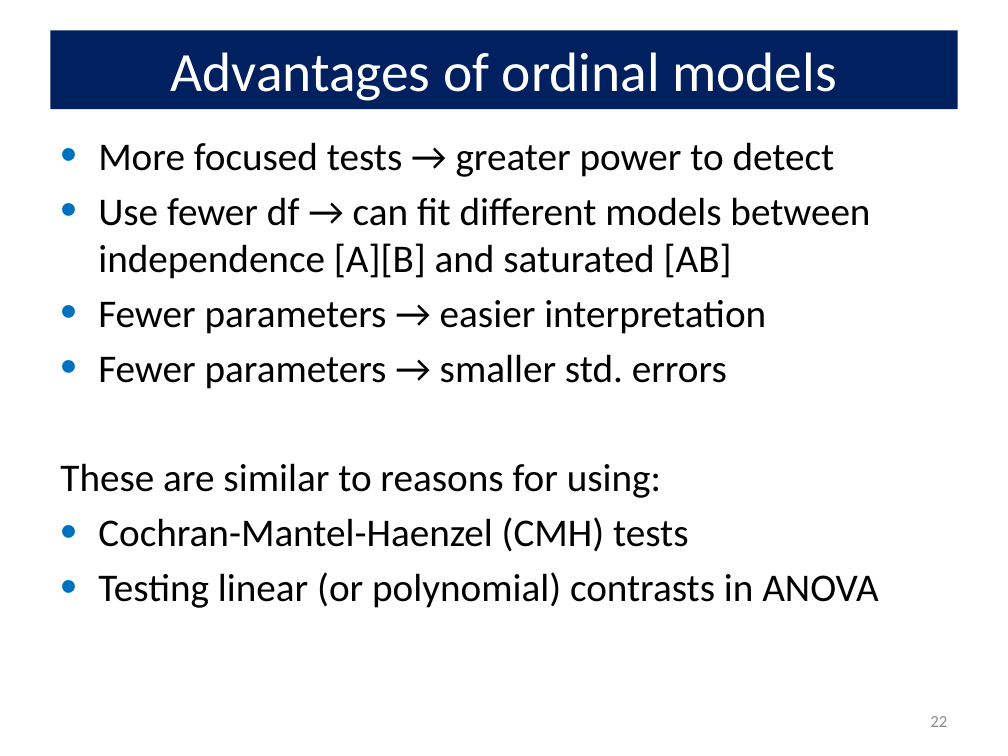
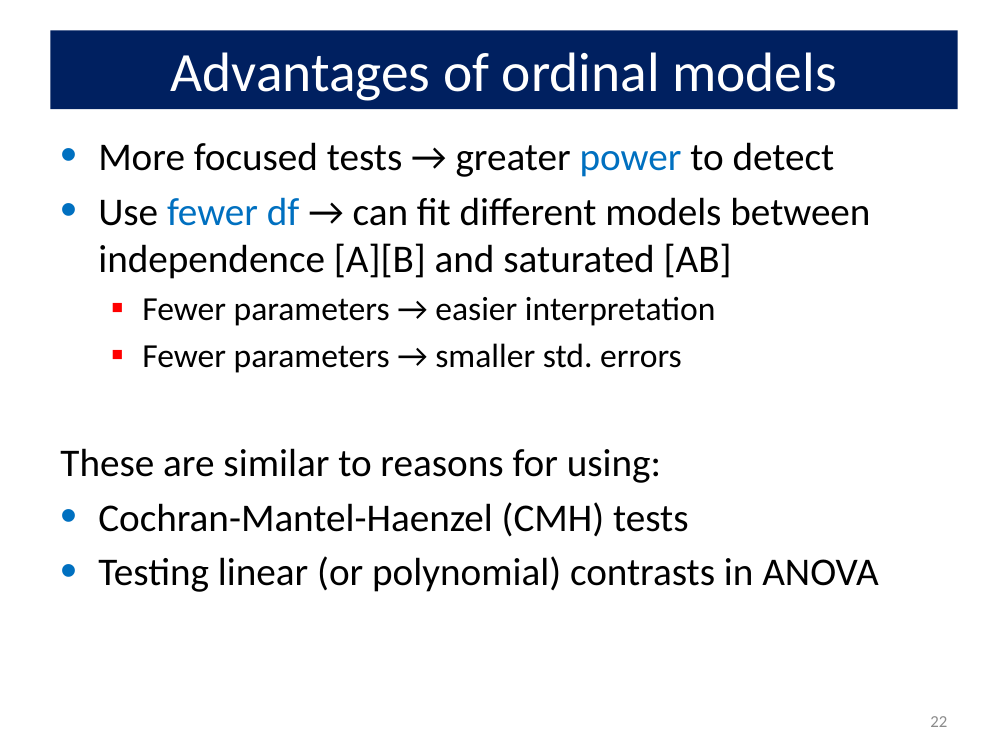
Before and after one commit to friendly/psy6136, a slide deck: slide 22 of lectures/08-Loglin2.pptx. Drawn at 1008x756 pixels with LibreOffice and Linux fonts; fonts in the diff are those of the drawing. Boxes give left, top, right and bottom in pixels: in the first picture for what was removed or moved away, otherwise in the second. Text is boxed around its words. In the diff, an @@ line names an element or a change of style, - is before the commit and + after.

```diff
--- a/lectures/08-Loglin2.pptx
+++ b/lectures/08-Loglin2.pptx
@@ text at box(98, 142, 870, 373): text colour #000000 to #0070C0 in "power", "fewer df"; size 28 to 24 pt in "Fewer parameters → easier interpretation", "Fewer parameters → smaller std. errors"; bullet • to ▪; list level 1 to 2 in "Fewer parameters → easier interpretation"; bullet colour #0070C0 to #FF0000; list level 1 to 2 in "Fewer parameters → smaller std. ..." @@
```
Also in this commit, not shown: 14 other slides changed, 6 other files.
